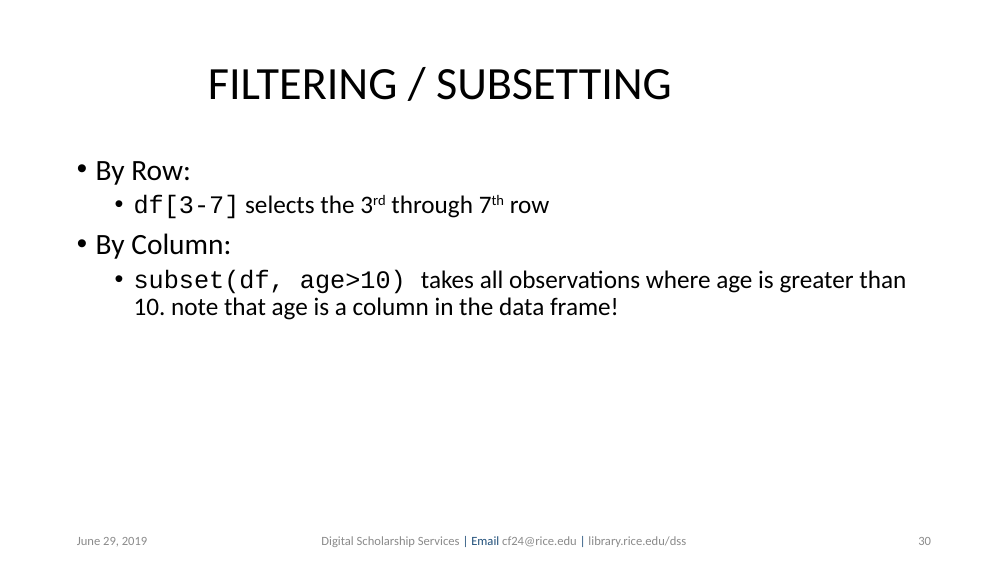
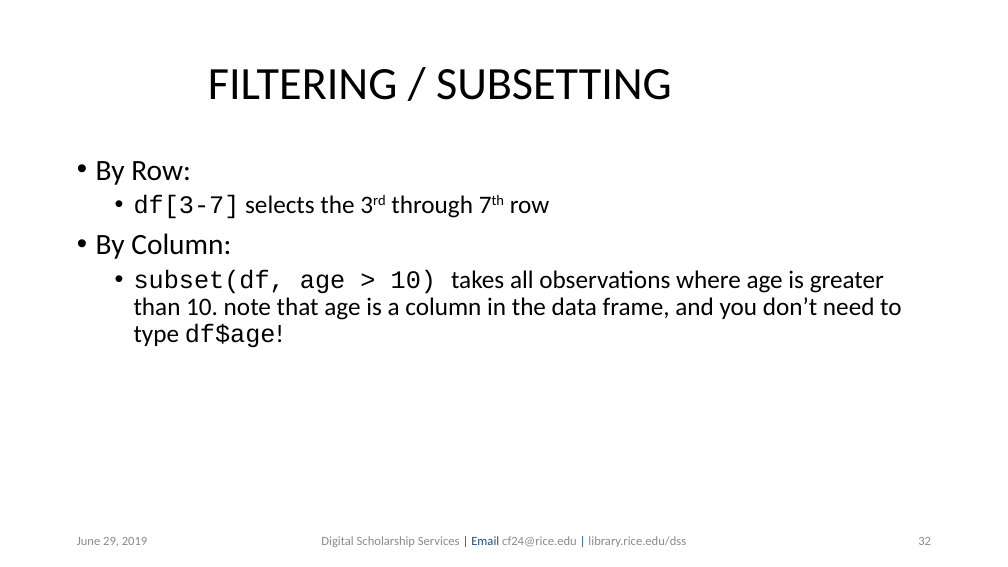
Before and after one commit to bakitybacon/rice-data-and-donuts, a slide deck: slide 32 of introR/Introduction to R.pptx (slide 30 before the commit). Drawn at 1008x567 pixels with LibreOffice and Linux fonts; fonts in the diff are those of the drawing; background and template pictures are left out. Boxes give left, top, right and bottom in pixels: in the first picture for what was removed or moved away, otherwise in the second. Text is boxed around its words. In the diff, an @@ line names an element or a change of style, - is before the commit and + after.

```diff
--- a/introR/Introduction to R.pptx
+++ b/introR/Introduction to R.pptx
@@ text at (134, 269, 901, 348): text changed @@
-  • subset(df, age>10) takes all observations where age is greater than 10. note that age is a column in the data frame!
+  • subset(df, age > 10) takes all observations where age is greater than 10. note that age is a column in the data frame, and you don’t need to type df$age!
@@ page number at (918, 537, 931, 545): text changed @@
-30
+32
```
Also in this commit, not shown: 10 other slides changed, 2 slides added.
